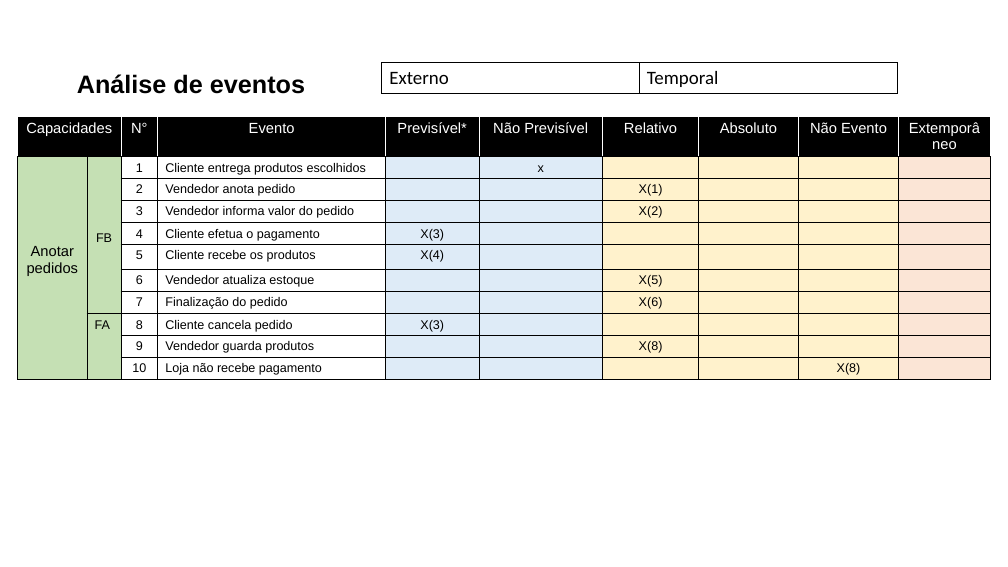
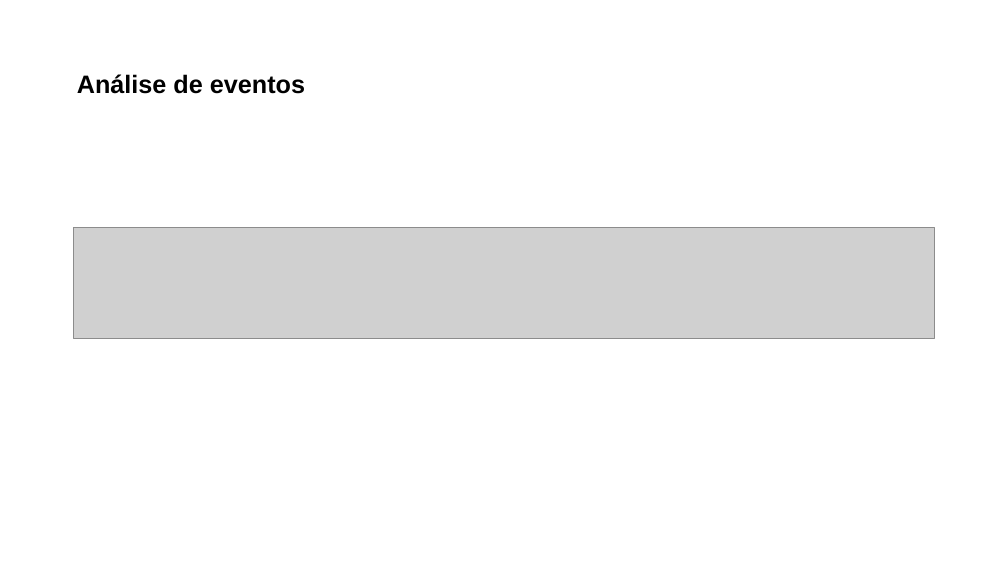
Before and after one commit to lucaskurata/Engenharia-de-Requisitos-Ericson, a slide deck: slide 2 of ACS/AC3/LucasKurata_AC03.pptx. Drawn at 1008x567 pixels with LibreOffice and Linux fonts; fonts in the diff are those of the drawing; grey boxes stand for pictures. Boxes give left, top, right and bottom in pixels: in the first picture for what was removed or moved away, otherwise in the second. Text is boxed around its words. In the diff, an @@ line names an element or a change of style, - is before the commit and + after.

```diff
--- a/ACS/AC3/LucasKurata_AC03.pptx
+++ b/ACS/AC3/LucasKurata_AC03.pptx
@@ table removed at [382,63,898,93], 1 rows, 2 columns @@
-Externo | Temporal
@@ table removed at [17,116,991,389], 11 rows, 10 columns @@
-Capacidades |  | N° | Evento | Previsível* | Não Previsível | Relativo | Absoluto | Não Evento | Extemporâneo
-Anotar / pedidos | FB | 1 | Cliente entrega produtos escolhidos |  | x |  |  |  | 
- |  | 2 | Vendedor anota pedido |  |  | X(1) |  |  | 
- |  | 3 | Vendedor informa valor do pedido |  |  | X(2) |  |  | 
- |  | 4 | Cliente efetua o pagamento | X(3) |  |  |  |  | 
- |  | 5 | Cliente recebe os produtos | X(4) |  |  |  |  | 
- |  | 6 | Vendedor atualiza estoque |  |  | X(5) |  |  | 
- |  | 7 | Finalização do pedido |  |  | X(6) |  |  | 
- | FA | 8 | Cliente cancela pedido | X(3) |  |  |  |  | 
- |  | 9 | Vendedor guarda produtos |  |  | X(8) |  |  | 
- |  | 10 | Loja não recebe pagamento |  |  |  |  | X(8) | 
@@ picture added at [74,228,935,339] @@
```
Also in this commit, not shown: 2 other slides changed, 9 other files.
